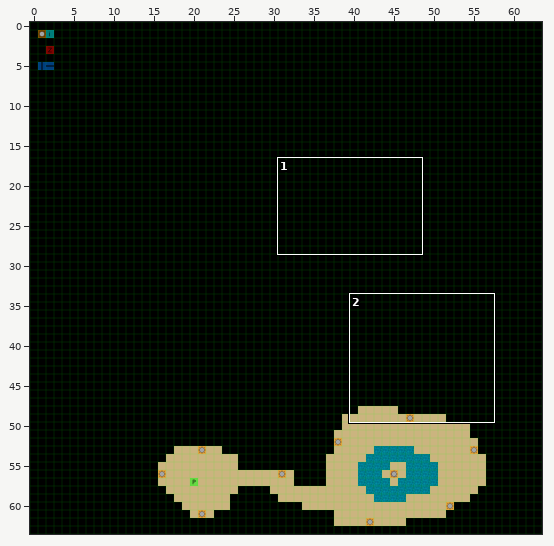
Tiled map: assets-src/maps/chap1.tmx. The picture above shows the old version from afar; the outline marks the close-up.
Close-up. As it was:
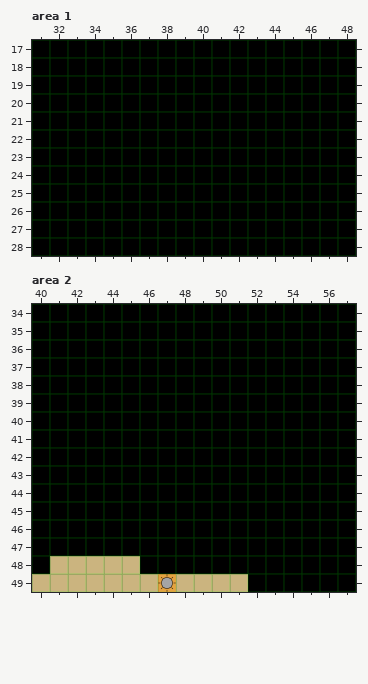
Cells are 32x32 px. Shown: area 1 x 31..48, y 17..28; area 2 x 40..57, y 34..49. The commit also changed other parts of the map, which this record leaves out.
The same view after the edit:
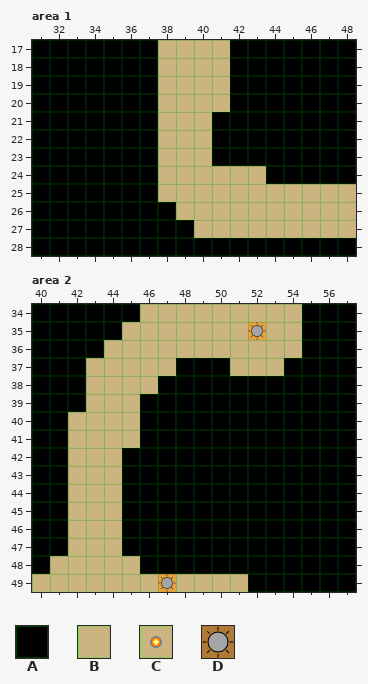
Key: from "basic": A 0, B 1, C 8; from "items": D 0.
_ is an empty cell.
Objects are placed by their top-left corner, in cells (3,4 is the top-left corner of cell 3,4); size is 1x1 cell unless given.
Diff:
Layer "map", area 1:
y 17..20: x 38..41 AAAA -> BBBB
y 21..23: x 38..40 AAA -> BBB
y 24: x 38..43 AAAAAA -> BBBBBB
y 25: x 38..48 AAAAAAAAAAA -> BBBBBBBBBBB
y 26: x 39..48 AAAAAAAAAA -> BBBBBBBBBB
y 27: x 40..48 AAAAAAAAA -> BBBBBBBBB
Layer "map", area 2:
y 34: x 46..54 AAAAAAAAA -> BBBBBBBBB
y 35: x 45..54 AAAAAAAAAA -> BBBBBBBCBB
y 36: x 44..54 AAAAAAAAAAA -> BBBBBBBBBBB
y 37: x 43..47 AAAAA -> BBBBB; x 51..53 AAA -> BBB
y 38: x 43..46 AAAA -> BBBB
y 39: x 43..45 AAA -> BBB
y 40..41: x 42..45 AAAA -> BBBB
y 42..47: x 42..44 AAA -> BBB
Layer "lights", area 2:
added: D "LowLight" at 52,35
Pixel boxes of the changes (left, top, right, bottom) in both close-ups:
changed: (158, 40, 356, 238)
changed: (68, 304, 302, 556)
